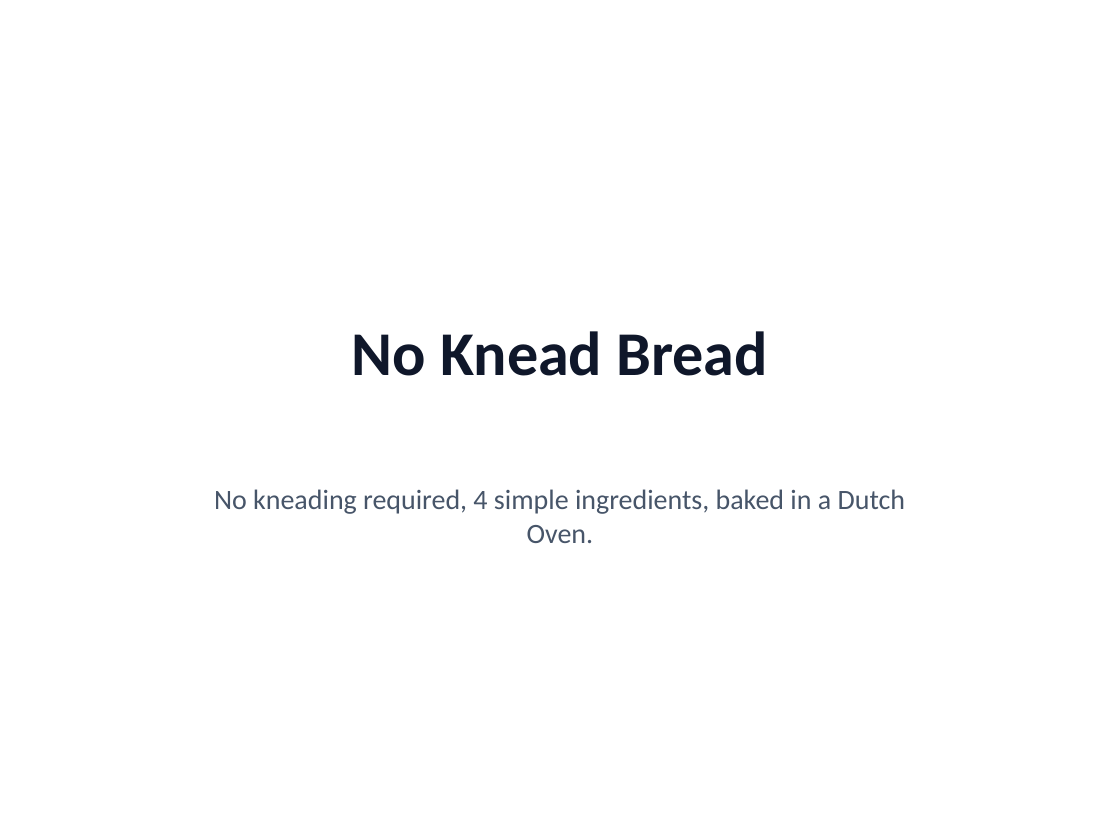
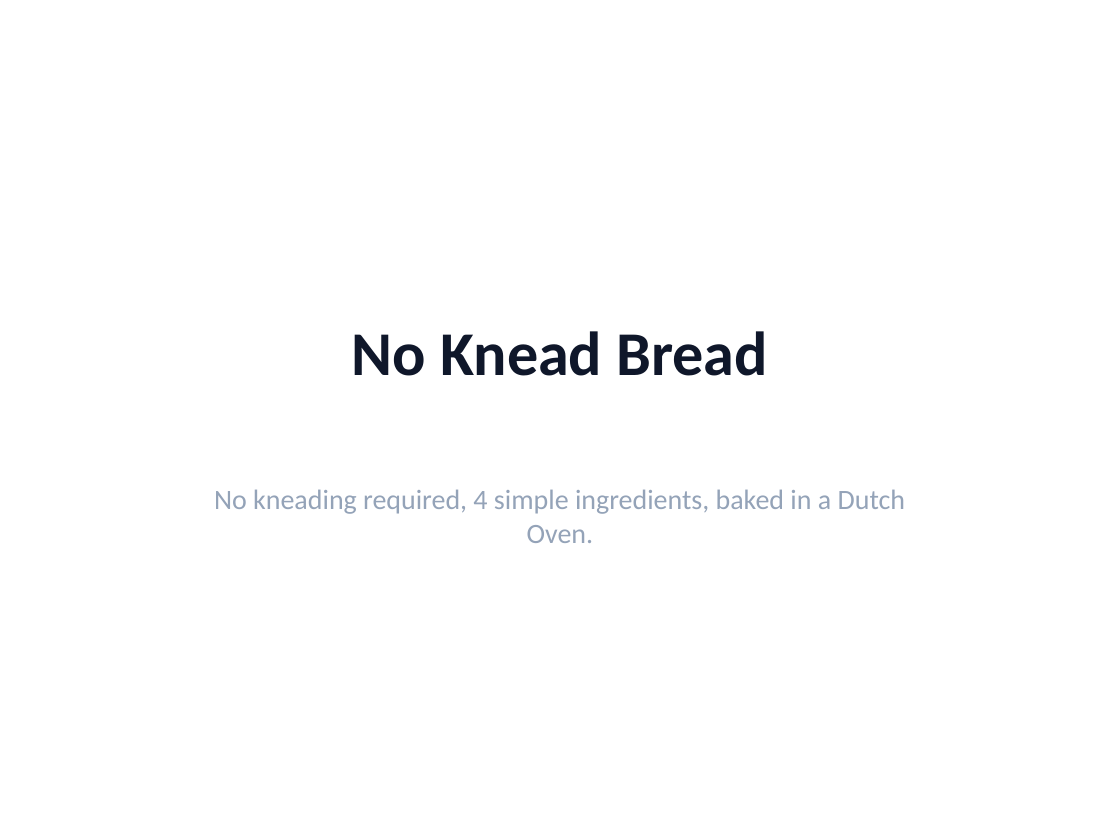
Before and after one commit to ThirstyHead/pptx-a11y, a slide deck: slide 1 of examples/No Knead Bread-test.pptx. Drawn at 1120x840 pixels with LibreOffice and Linux fonts; fonts in the diff are those of the drawing. Boxes give left, top, right and bottom in pixels: in the first picture for what was removed or moved away, otherwise in the second. Text is boxed around its words. In the diff, an @@ line names an element or a change of style, - is before the commit and + after.

Commit message:
feat(examples): insert MS Accessibility Assistant barriers into No Knead Bread-test.pptx and add auto-remediation

```diff
--- a/examples/No Knead Bread-test.pptx
+++ b/examples/No Knead Bread-test.pptx
@@ subtitle "No kneading required, 4 simple ..." at (x1=214, y1=489, x2=905, y2=543): text colour #475569 to #94A3B8 @@
```
Also in this commit, not shown: 3 other slides changed, 5 other files.
